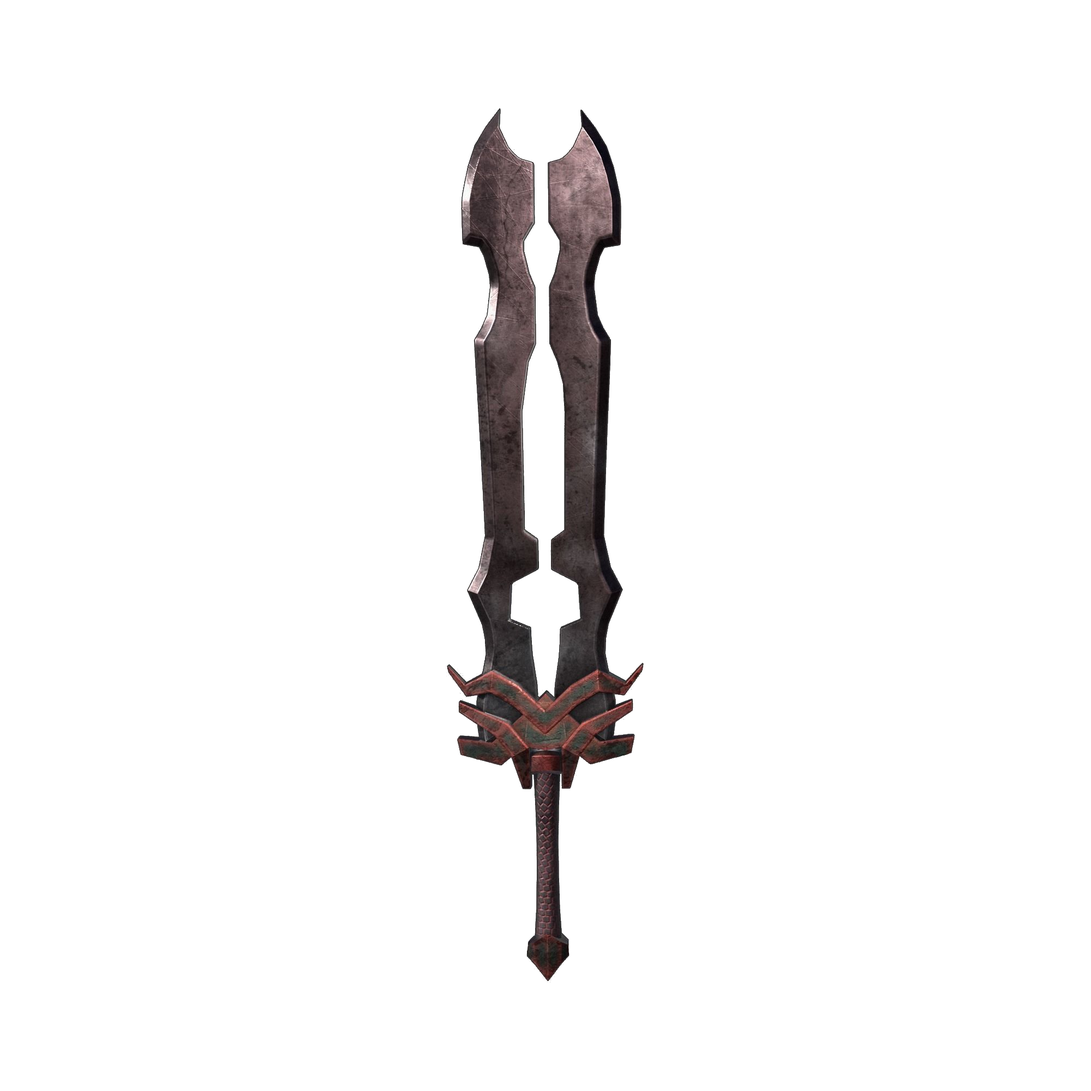
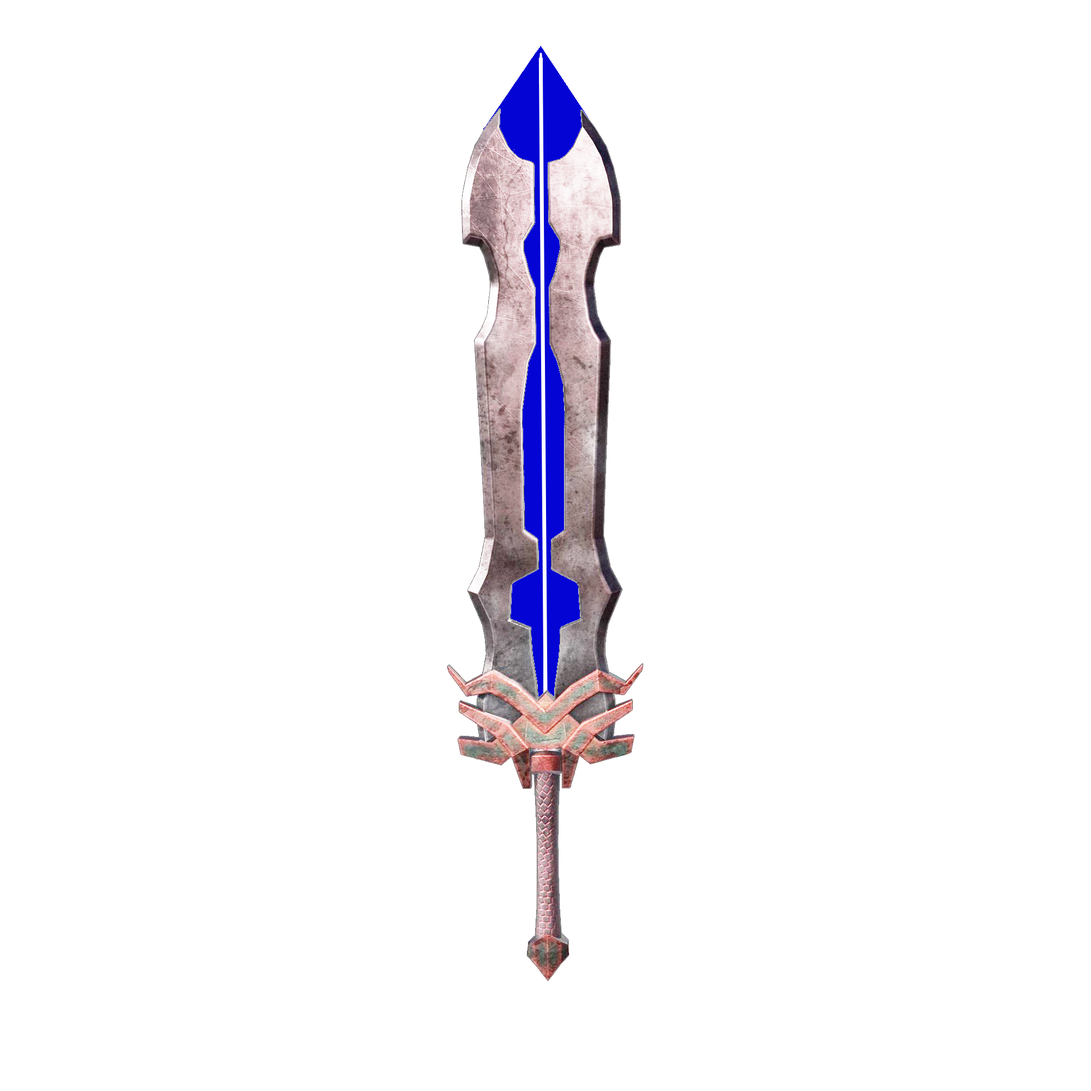
Layers edited between the first and the second (1091, 1091) image:
hid "Layer 2", painted on it over [446, 663, 645, 791]
painted on "Layer 1" over [446, 108, 645, 983]
added layer "Layer 4" above "Background" over [483, 45, 592, 718]
